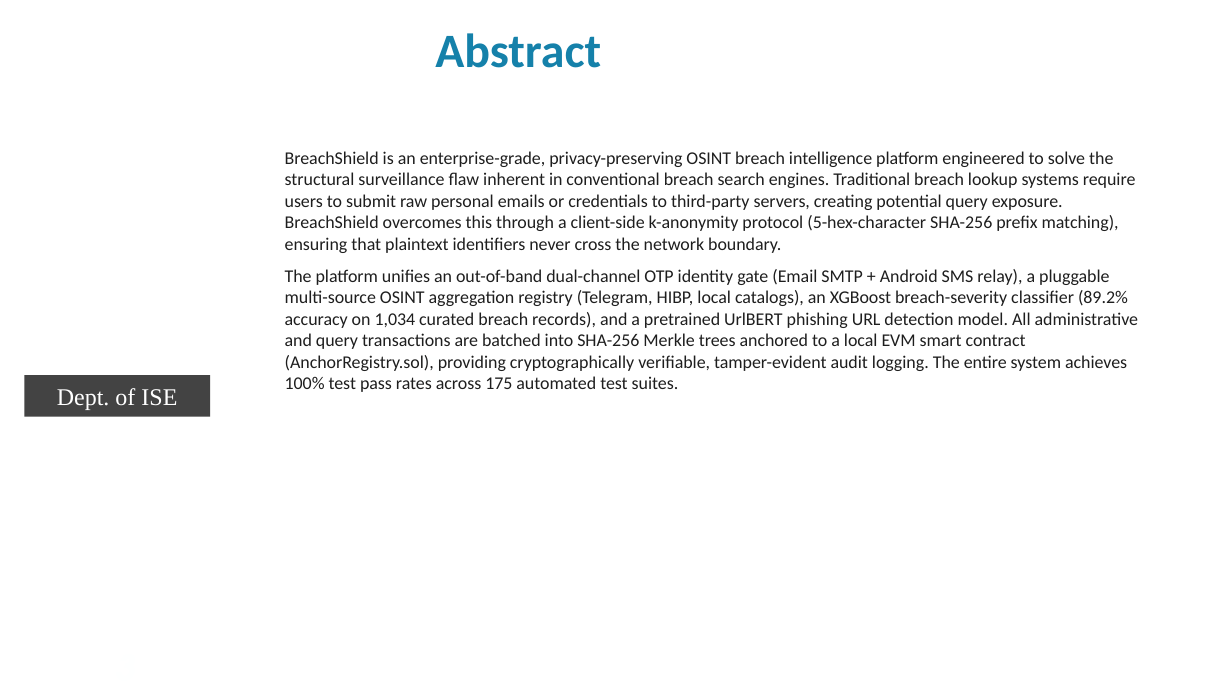
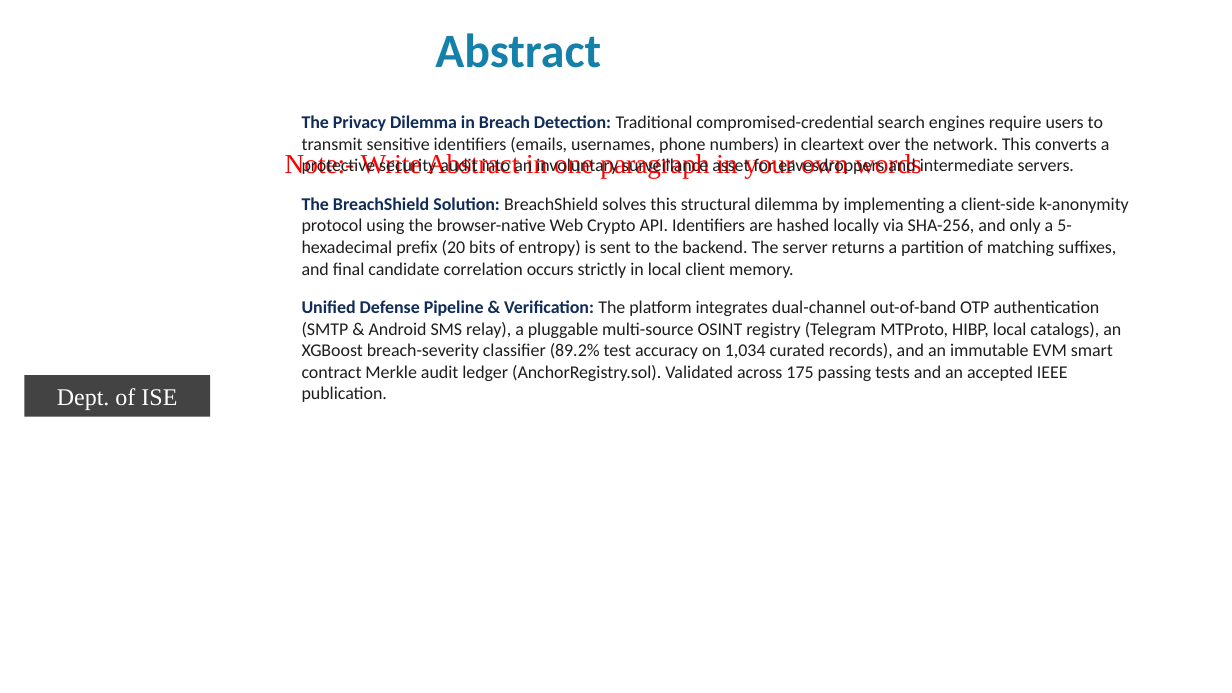
Before and after one commit to premkumarteli/OSINT-BreachShield, a slide deck: slide 3 of docs/Phase2/BreachShield_Final_Phase2_Presentation.pptx. Drawn at 1232x693 pixels with LibreOffice and Linux fonts; fonts in the diff are those of the drawing; background and template pictures are left out. Boxes give left, top, right and bottom in pixels: in the first picture for what was removed or moved away, otherwise in the second. Text is boxed around its words. In the diff, an @@ line names an element or a change of style, - is before the commit and + after.

Commit message:
docs(phase2): finalize presentation and report scripts

```diff
--- a/docs/Phase2/BreachShield_Final_Phase2_Presentation.pptx
+++ b/docs/Phase2/BreachShield_Final_Phase2_Presentation.pptx
@@ text added at (302,115,1129,402), 10.5 pt, text #1E1E1E @@
+The Privacy Dilemma in Breach Detection: Traditional compromised-credential search engines require users to transmit sensitive identifiers (emails, usernames, phone numbers) in cleartext over the network. This converts a protective security audit into an involuntary surveillance asset for eavesdroppers and intermediate servers.
+The BreachShield Solution: BreachShield solves this structural dilemma by implementing a client-side k-anonymity protocol using the browser-native Web Crypto API. Identifiers are hashed locally via SHA-256, and only a 5-hexadecimal prefix (20 bits of entropy) is sent to the backend. The server returns a partition of matching suffixes, and final candidate correlation occurs strictly in local client memory.
+Unified Defense Pipeline & Verification: The platform integrates dual-channel out-of-band OTP authentication (SMTP & Android SMS relay), a pluggable multi-source OSINT registry (Telegram MTProto, HIBP, local catalogs), an XGBoost breach-severity classifier (89.2% test accuracy on 1,034 curated records), and an immutable EVM smart contract Merkle audit ledger (AnchorRegistry.sol). Validated across 175 passing tests and an accepted IEEE publication.
@@ text at (285,152,922,178): text changed; size 10.5 to 16 pt; font Calibri to Times New Roman; text colour #1E1E1E to #FF0000 @@
-BreachShield is an enterprise-grade, privacy-preserving OSINT breach intelligence platform engineered to solve the structural surveillance flaw inherent in conventional breach search engines. Traditional breach lookup systems require users to submit raw personal emails or credentials to third-party servers, creating potential query exposure. BreachShield overcomes this through a client-side k-anonymity protocol (5-hex-character SHA-256 prefix matching), ensuring that plaintext identifiers never cross the network boundary.
-The platform unifies an out-of-band dual-channel OTP identity gate (Email SMTP + Android SMS relay), a pluggable multi-source OSINT aggregation registry (Telegram, HIBP, local catalogs), an XGBoost breach-severity classifier (89.2% accuracy on 1,034 curated breach records), and a pretrained UrlBERT phishing URL detection model. All administrative and query transactions are batched into SHA-256 Merkle trees anchored to a local EVM smart contract (AnchorRegistry.sol), providing cryptographically verifiable, tamper-evident audit logging. The entire system achieves 100% test pass rates across 175 automated test suites.
+Note:- Write Abstract in one paragraph in your own words
@@ page number removed at (424,355,443,389) @@
-3
```
Also in this commit, not shown: 14 other slides changed.
